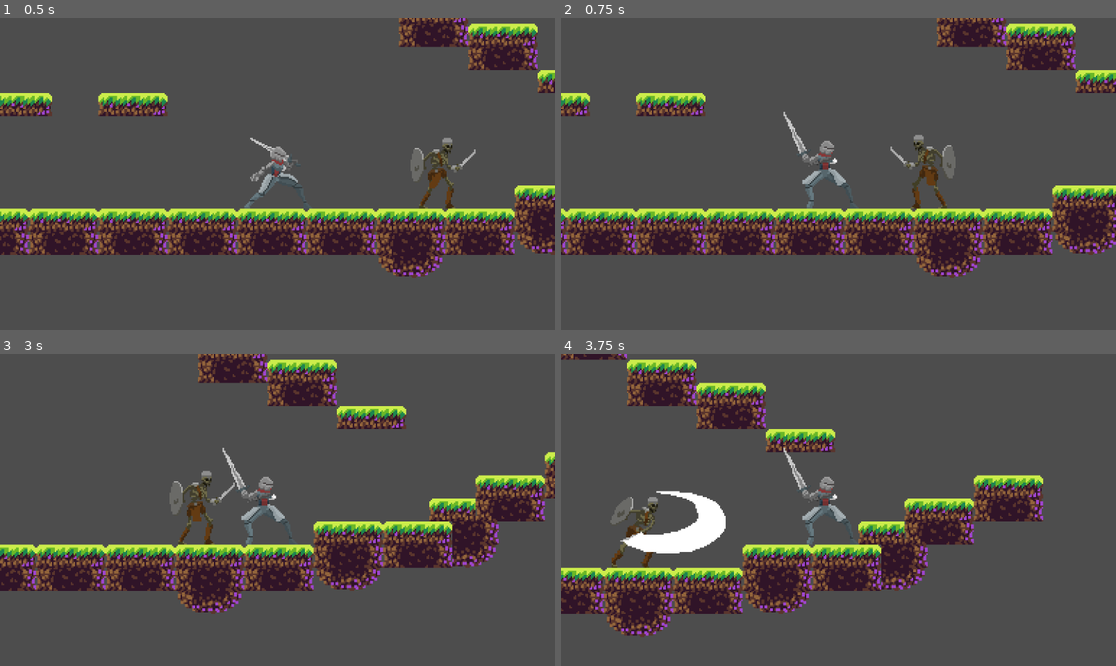
Above: before the commit, frames 1-4 (two rows, left to right).
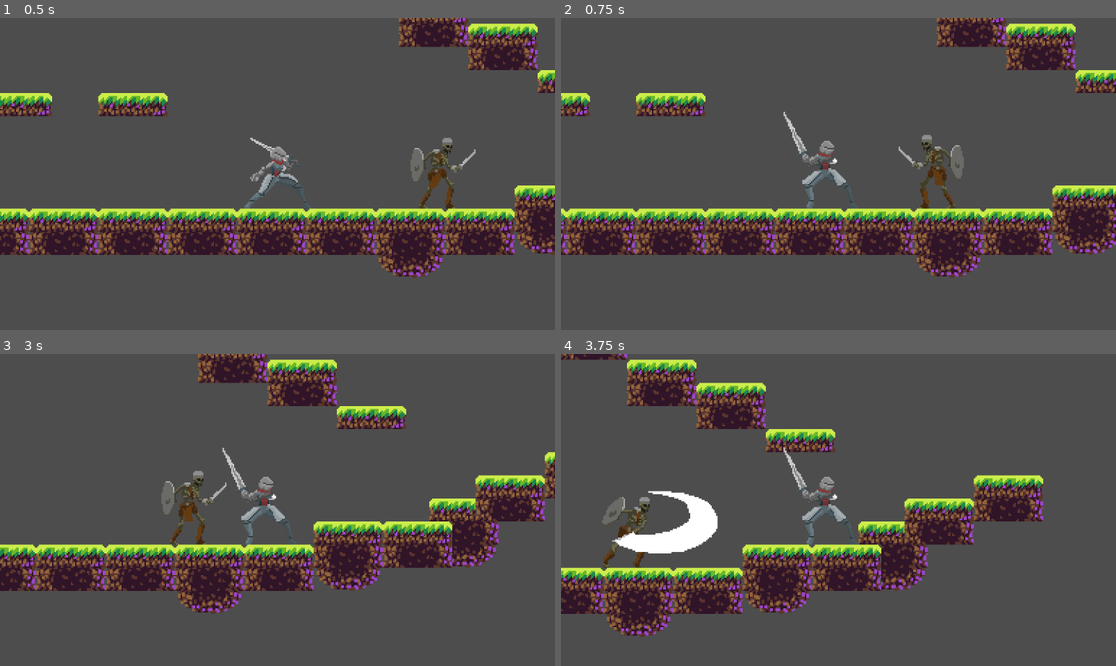
Above: after the commit, the same moments.

Repository: Drake3001/2D-Godot-Project-
Game: Godot game, scene res://levels/level1.tscn
Two runs of this game, one before a commit and one after it. Both use one fixed random seed, a clock stepped at 60 frames per second and the inputs below.
Inputs (mouse positions are in pixels of both pictures, inside the frame that each line leads up to):
- Up to frame 1 (0.5 s): no input
- Up to frame 2 (0.75 s): move the mouse to (960, 158) at 0.52 s; hold D (move_right) from 0.53 s (still down); click (960, 158) at 0.6 s
- Up to frame 3 (3 s): tap Space (jump) at 0.77, 1.52 s; move the mouse to (166, 525) at 1.27 s; click (166, 525) at 1.35 s; move the mouse to (333, 441) at 2.02 s; release D (move_right) at 2.03 s; hold A (move_left) 2.03-2.78 s; right-click (333, 441) at 2.1 s; click (333, 441) at 2.3 s; move the mouse to (249, 572) at 2.77 s; hold D (move_right) from 2.78 s (still down); click (249, 572) at 2.85 s
- Up to frame 4 (3.75 s): keep holding D (move_right); tap Space (jump) at 3.02 s; move the mouse to (1005, 556) at 3.52 s; click (1005, 556) at 3.6 s

Frame 1 is identical in both runs. In frame 2, 1.2% of the frame differs, in the area x 59-73%, y 37-62%; in frame 3, 1.2%; in frame 4, 1.6%, in the area x 7-30%, y 43-69%.
Error after the commit: Invalid call. Nonexistent function 'activate_hitbox' in base 'Area2D (hitbox.gd)'. (res://entity/enemy_temp/hitbox_manager.gd:26)

Commit message:
minor fixes for enemy hurt and attack

Diff:
--- a/entity/enemy_temp/enemy_base.gd
+++ b/entity/enemy_temp/enemy_base.gd
@@ -23,6 +23,7 @@
 func on_state_changed(new_state: String):
 	body_animation.change_animation(new_state.substr(6, new_state.length() - 6))
 	movement.handle_new_state(new_state)
+	hitbox_manager.handle_new_state(new_state)
 
 func hitbox_manager_update(code: String, body: Variant, dmg: Variant ):
 	state_machine.handle_event(code)
--- a/entity/enemy_temp/enemy_temp.tscn
+++ b/entity/enemy_temp/enemy_temp.tscn
@@ -19,6 +19,7 @@
 [ext_resource type="Script" uid="uid://dbdojb65tdqe1" path="res://entity/enemy_temp/view_range.gd" id="14_vdd48"]
 [ext_resource type="Script" uid="uid://ed64gftlewio" path="res://entity/enemy_temp/attack_range.gd" id="15_gefvh"]
 [ext_resource type="Script" uid="uid://l7rbmw4phgnu" path="res://entity/enemy_temp/hurtbox.gd" id="18_aiqiw"]
+[ext_resource type="Script" uid="uid://ckdbaqf1iynw4" path="res://entity/enemy_temp/hitbox.gd" id="20_li1su"]
 
 [sub_resource type="AtlasTexture" id="AtlasTexture_aiqiw"]
 atlas = ExtResource("9_3vckm")
@@ -201,10 +202,10 @@
 }]
 
 [sub_resource type="CircleShape2D" id="CircleShape2D_3vckm"]
-radius = 99.0202
+radius = 93.0
 
 [sub_resource type="CircleShape2D" id="CircleShape2D_aiqiw"]
-radius = 41.0122
+radius = 47.0
 
 [sub_resource type="RectangleShape2D" id="RectangleShape2D_3vckm"]
 size = Vector2(34, 47)
@@ -290,6 +291,9 @@
 debug_color = Color(0.554866, 0.561998, 0, 0.42)
 
 [node name="Hitbox" type="Area2D" parent="HitboxManager"]
+script = ExtResource("20_li1su")
+
+[node name="CollisionShape2D" type="CollisionShape2D" parent="HitboxManager/Hitbox"]
 
 [node name="CollisionShape2D" type="CollisionShape2D" parent="."]
 position = Vector2(0, -23)
--- /dev/null
+++ b/entity/enemy_temp/hitbox.gd
@@ -0,0 +1,11 @@
+extends Area2D
+
+
+# Called when the node enters the scene tree for the first time.
+func _ready() -> void:
+	pass # Replace with function body.
+
+
+# Called every frame. 'delta' is the elapsed time since the previous frame.
+func _process(delta: float) -> void:
+	pass
--- a/entity/enemy_temp/hitbox_manager.gd
+++ b/entity/enemy_temp/hitbox_manager.gd
@@ -5,6 +5,9 @@
 @onready var view_range = $ViewRange
 @onready var attack_range = $AttackRange
 @onready var hurtbox = $Hurtbox
+@onready var hitbox= $Hitbox
+var player_body: CharacterBody2D
+var states_dict: Dictionary = {"enemy_attack": handle_attack}
 
 func _ready():
 	view_range.player_body_update.connect(on_transition)
@@ -13,4 +16,11 @@
 
 
 func on_transition(code: String, body: Variant=null , dmg: Variant = null):
+	player_body=body
 	hitbox_mgr_update.emit(code, body, dmg)
+
+func handle_new_state(state: String):
+	if state.to_lower() in states_dict:
+		states_dict[state.to_lower()].call()
+func handle_attack():
+	hitbox.activate_hitbox(player_body)
--- a/entity/enemy_temp/movement_component.gd
+++ b/entity/enemy_temp/movement_component.gd
@@ -7,7 +7,10 @@
 var state: String= ''
 var current_direction :float= 1.0
 var speed: float= 10000.0 ###przerzucić do pliku ze stałymi
-var states_dict: Dictionary= {"enemy_chase": basic_chase}
+var states_dict: Dictionary = {
+	"enemy_chase": [basic_chase, [enable_movement]],
+	"enemy_attack": [basic_attack, [disable_movement]]
+}
 signal direction_changed(new_direction)
 
 
@@ -25,6 +28,8 @@
 	state=new_state.to_lower()
 	print( state in states_dict)
 	if state in states_dict:
+		for function in states_dict[state][1]:
+			function.call()
 		set_process(true)
 	else:
 		set_process(false)
@@ -32,23 +37,32 @@
 		enemy_body.velocity.y=0
 
 func _process(delta: float):
-	states_dict[state].call(delta)
+	states_dict[state][0].call(delta)
 
 func basic_chase(delta: float):
-
 	update_self_position()
 	if player_body!= null:
-		var player_pos=player_body.global_position
-		var direction = sign(player_pos.x - enemy_posx)
-		if direction != 0 and direction != current_direction:
-			current_direction = direction
-			direction_changed.emit(current_direction)
+		update_direction()
 		if movement_enabled:
-			enemy_body.velocity.x = direction * speed * delta
+			enemy_body.velocity.x = current_direction * speed * delta
 		else:
 			enemy_body.velocity.x=0
+
+func update_direction():
+	var player_pos=player_body.global_position
+	var direction = sign(player_pos.x - enemy_posx)
+	if direction != 0 and direction != current_direction:
+		current_direction = direction
+		direction_changed.emit(current_direction)
+
+func basic_attack(delta: float):
+	if player_body:
+		update_direction()
 
 func _physics_process(delta: float) -> void:
 	if not enemy_body.is_on_floor():
 		enemy_body.velocity.y+= 1000 * delta
 	enemy_body.move_and_slide()
+func disable_movement():
+	super()
+	enemy_body.velocity.x=0
--- a/entity/enemy_temp/state_machine.gd
+++ b/entity/enemy_temp/state_machine.gd
@@ -4,6 +4,7 @@
 signal state_changed(new_state: String)
 
 var current_state: State = null
+var previous_state: String= ""
 var states: Dictionary={}
 
 func _ready():
@@ -11,11 +12,11 @@
 		if child is State:
 			states[child.name.to_lower()]=child
 			child.transition.connect(on_child_transitioned)
+			child.set_previous_state.connect(set_previous_state)
 func initialize():
 	current_state= states["enemy_idle"]
 	if current_state:
 		current_state.enter()
-		print("emituje stan poczatkowu")
 		state_changed.emit("enemy_idle")
 
 func on_child_transitioned(state, new_state_name)-> void :
@@ -26,9 +27,12 @@
 		return
 	if current_state:
 		current_state.exit()
+		previous_state=current_state.name.to_lower()
 		state_changed.emit(new_state_name)
 	new_state.enter()
 	current_state=new_state
 
 func handle_event(code: String):
 	current_state.handle_event(code)
+func set_previous_state():
+	on_child_transitioned(current_state, previous_state)
--- /dev/null
+++ b/scripts/enemy_hitbox.gd
@@ -0,0 +1,11 @@
+extends Node
+class_name Enemy_Hitbox
+
+# Called when the node enters the scene tree for the first time.
+func _ready() -> void:
+	pass # Replace with function body.
+
+
+# Called every frame. 'delta' is the elapsed time since the previous frame.
+func _process(delta: float) -> void:
+	pass
--- a/states/State.gd
+++ b/states/State.gd
@@ -2,6 +2,7 @@
 class_name State
 
 signal transition(state: State, new_state_name: String)
+signal set_previous_state
 
 func enter():
 	pass
@@ -10,3 +11,5 @@
 func handle_event(code: String):
 	if code=="TakeDmg":
 		transition.emit(self, "Enemy_hurt")
+func return_to_previous():
+	set_previous_state.emit()
--- a/states/enemy_hurt.gd
+++ b/states/enemy_hurt.gd
@@ -31,4 +31,4 @@
 	if last_code!="":
 		handle_event(last_code)
 	else:
-		transition.emit(self, "Enemy_attack")
+		return_to_previous()
Not shown: 1 places in entity/enemy_temp/enemy_temp.tscn that only renumber resources
Not shown, added: entity/enemy_temp/hitbox.gd.uid
Not shown, added: scripts/enemy_hitbox.gd.uid
